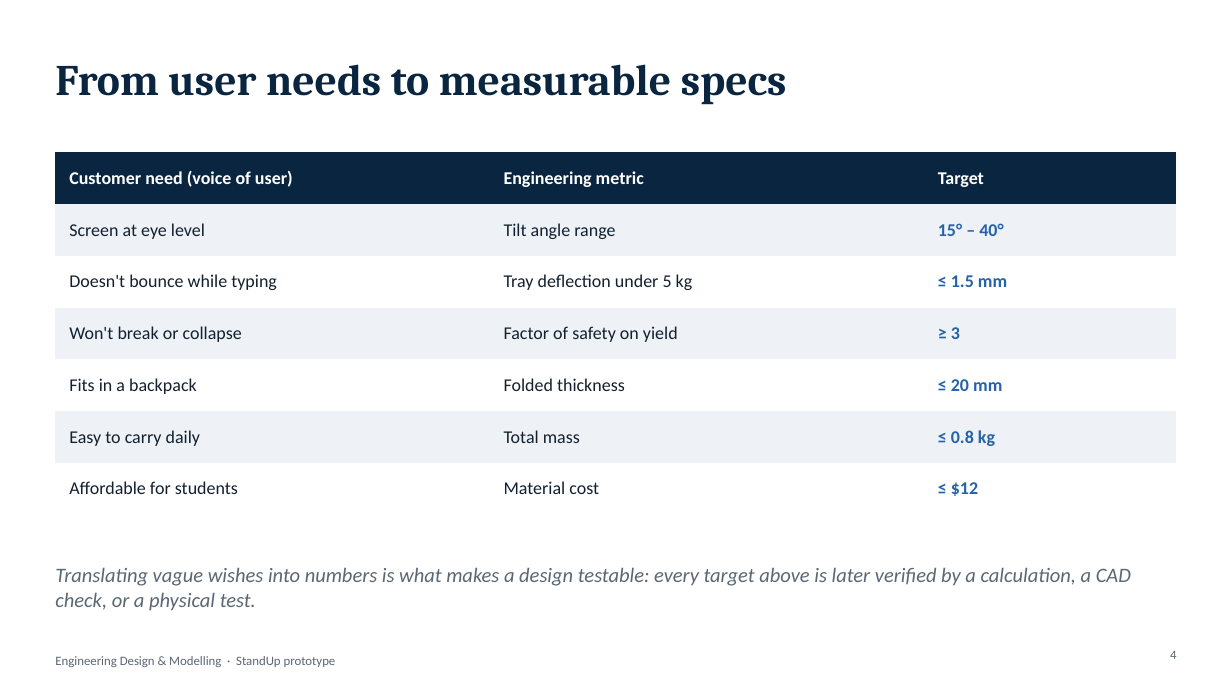
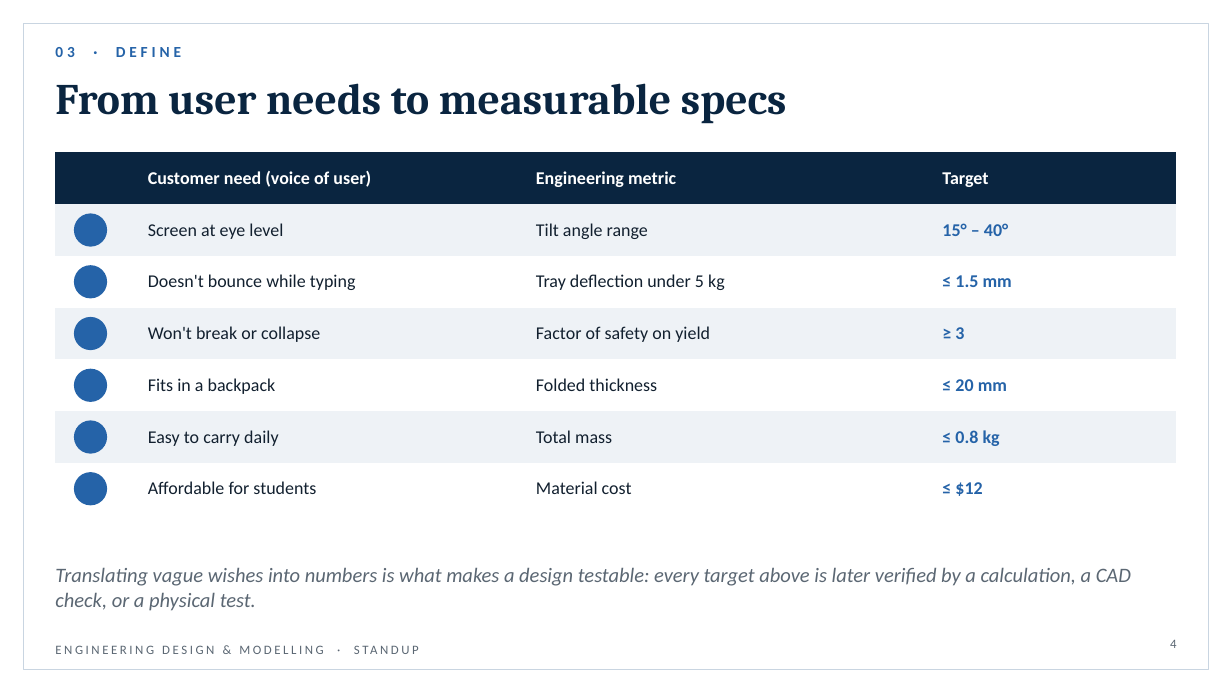
Before and after one commit to shrestha-droid/borepro, a slide deck: slide 4 of EngDesign_Prototype_Showcase.pptx. Drawn at 1232x693 pixels with LibreOffice and Linux fonts; fonts in the diff are those of the drawing; background and template pictures are left out. Boxes give left, top, right and bottom in pixels: in the first picture for what was removed or moved away, otherwise in the second. Text is boxed around its words. In the diff, an @@ line names an element or a change of style, - is before the commit and + after.

```diff
--- a/EngDesign_Prototype_Showcase.pptx
+++ b/EngDesign_Prototype_Showcase.pptx
@@ rectangle added at (23, 23, 1209, 670), outline #C9D5E1 0.75 pt @@
@@ text added at (55, 47, 181, 57), 12 pt, text #2563A8, bold @@
+03 · DEFINE
@@ title "From user needs to measurable ...": place and size @@
-title "From user needs to measurable ..." at (55, 64, 787, 105)
+title "From user needs to measurable ..." at (55, 83, 787, 124)
@@ table at (55, 152, 1177, 500) @@
+column 1:  |  |  |  |  |  | 
@@ ellipse added at (74, 213, 107, 247), fill #2563A8 @@
@@ ellipse added at (74, 265, 107, 299), fill #2563A8 @@
@@ ellipse added at (74, 317, 107, 350), fill #2563A8 @@
@@ ellipse added at (74, 369, 107, 402), fill #2563A8 @@
@@ ellipse added at (74, 421, 107, 454), fill #2563A8 @@
@@ ellipse added at (74, 472, 107, 506), fill #2563A8 @@
@@ text at (55, 645, 323, 654): text changed @@
-Engineering Design & Modelling · StandUp prototype
+ENGINEERING DESIGN & MODELLING · STANDUP
@@ page number: place and size @@
-page number at (1170, 651, 1176, 659)
+page number at (1170, 640, 1176, 648)
```
Also in this commit, not shown: 13 other slides changed.
